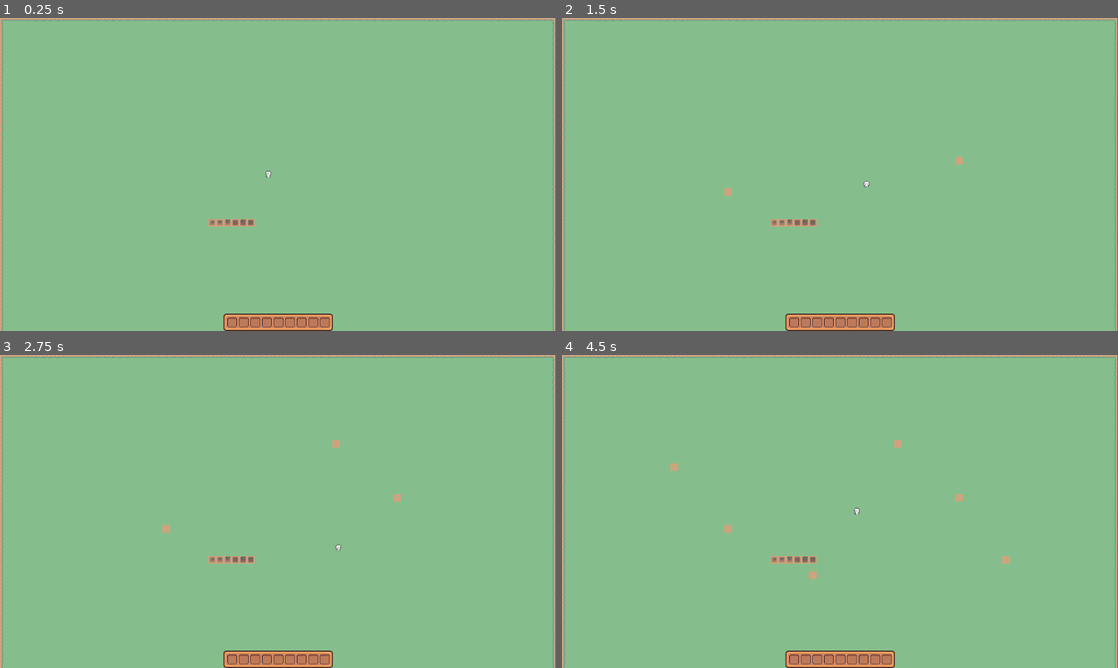
Above: before the commit, frames 1-4 (two rows, left to right).
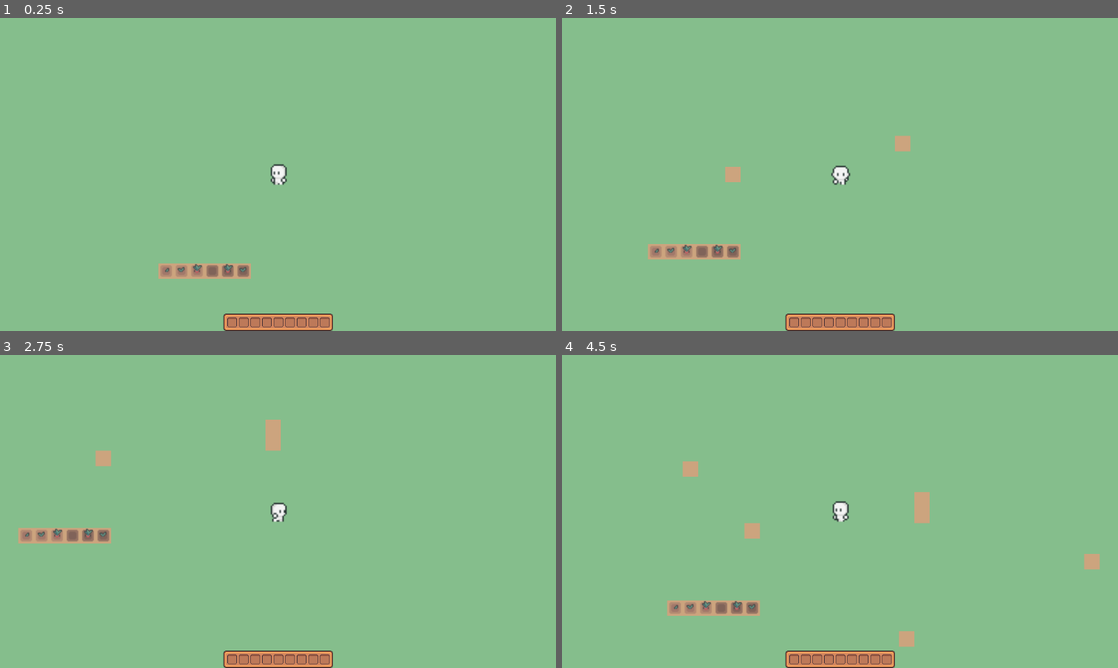
Above: after the commit, the same moments.

Repository: LaClimSx/Back-to-the-roots
Game: Godot game, scene res://Scenes/world.tscn
The game is run twice, just before and just after one commit, with the same random seed, the same clock (stepped at 60 frames per second) and the same inputs.
Inputs (mouse positions are in pixels of both pictures, inside the frame that each line leads up to):
- Up to frame 1 (0.25 s): no input
- Up to frame 2 (1.5 s): tap Enter at 0.5 s; move the mouse to (962, 158) at 0.52 s; hold Right (move_right) 0.53-1.28 s; right-click (962, 158) at 0.6 s; move the mouse to (728, 190) at 1.27 s; hold Down (move_down) from 1.28 s (still down); right-click (728, 190) at 1.35 s
- Up to frame 3 (2.75 s): move the mouse to (333, 442) at 2.02 s; release Down (move_down) at 2.03 s; hold Right (move_right) from 2.03 s (still down); right-click (333, 442) at 2.1 s
- Up to frame 4 (4.5 s): move the mouse to (812, 574) at 2.77 s; release Right (move_right) at 2.78 s; hold Up (move_up) 2.78-3.53 s; right-click (812, 574) at 2.85 s; move the mouse to (1006, 558) at 3.52 s; hold Left (move_left) from 3.53 s (still down); right-click (1006, 558) at 3.6 s; move the mouse to (673, 464) at 4.27 s; right-click (673, 464) at 4.35 s

The runs differ from the first frame. In frame 1, 3.0% of the frame differs, in the area x 0-100%, y 0-100%; in frame 2, 3.4%; in frame 3, 3.6%; in frame 4, 4.1%.

Commit message:
zoom camera

Diff:
--- a/Scenes/player.tscn
+++ b/Scenes/player.tscn
@@ -391,6 +391,7 @@
 metadata/_edit_group_ = true
 
 [node name="AnimatedSprite2D" type="AnimatedSprite2D" parent="."]
+scale = Vector2(1.5, 1.5)
 sprite_frames = SubResource("SpriteFrames_e7l31")
 animation = &"idle_dos"
 frame_progress = 0.593393
@@ -400,6 +401,7 @@
 shape = SubResource("RectangleShape2D_ges2k")
 
 [node name="Camera2D" type="Camera2D" parent="."]
+zoom = Vector2(2, 2)
 limit_left = 0
 limit_top = 0
 limit_right = 1152
